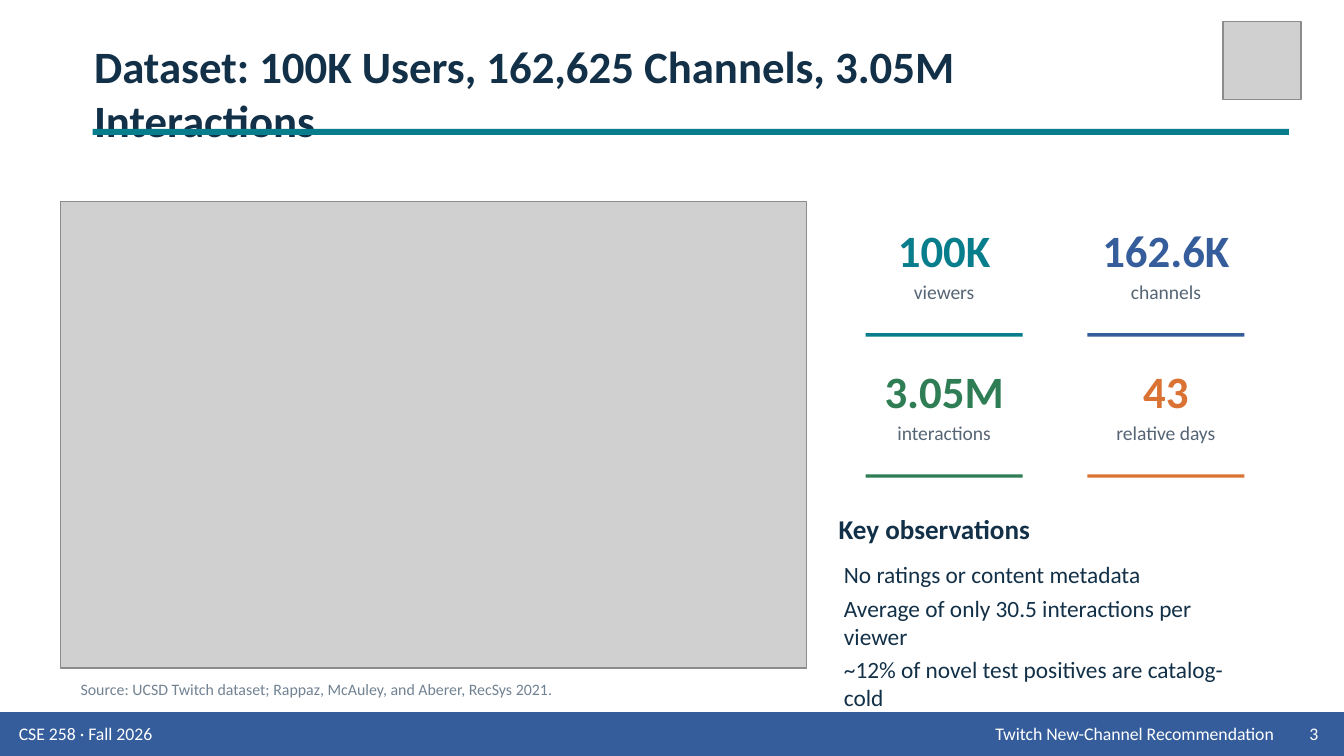
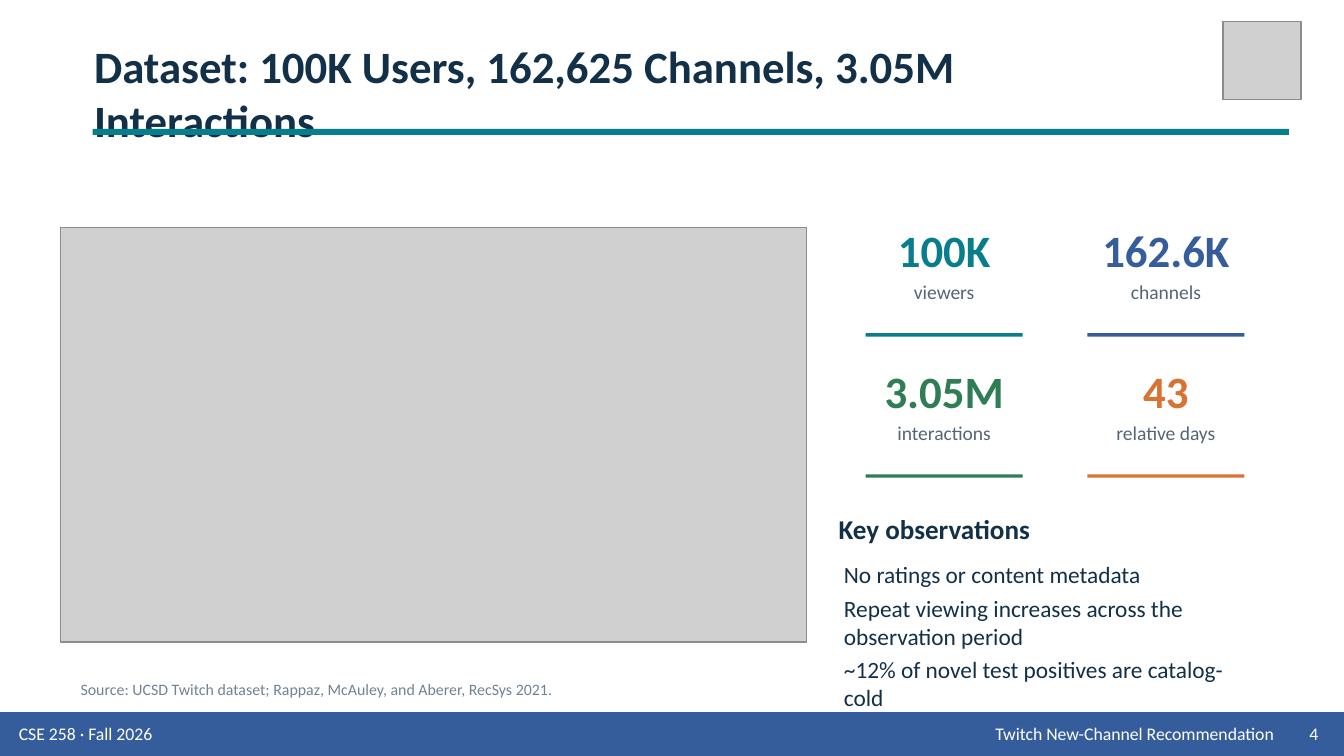
Before and after one commit to Wen-Chieh-Lo/You-know-who-did-God-did-, a slide deck: slide 4 of presentation/Group_9_Presentation_Twitch.pptx (slide 3 before the commit). Drawn at 1344x756 pixels with LibreOffice and Linux fonts; fonts in the diff are those of the drawing; grey boxes stand for pictures. Boxes give left, top, right and bottom in pixels: in the first picture for what was removed or moved away, otherwise in the second. Text is boxed around its words. In the diff, an @@ line names an element or a change of style, - is before the commit and + after.

```diff
--- a/presentation/Group_9_Presentation_Twitch.pptx
+++ b/presentation/Group_9_Presentation_Twitch.pptx
@@ picture: place and size @@
-picture at box(60, 202, 806, 668)
+picture at box(60, 227, 806, 641)
@@ text at box(844, 600, 1183, 649): text changed @@
-Average of only 30.5 interactions per viewer
+Repeat viewing increases across the observation period
@@ text at box(1309, 728, 1318, 740): text changed @@
-3
+4
```
Also in this commit, not shown: 12 other slides changed, 2 slides added, 1 slide removed, 2 other files.
